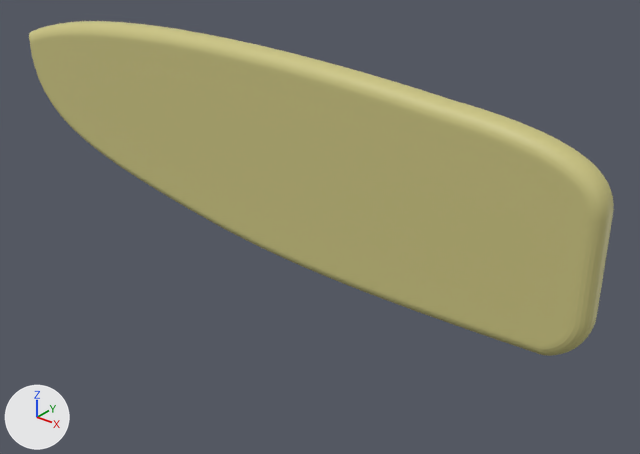
The COLLADA model Tools/simulation/gz/models/boat/meshes/rudder.dae, before and after one commit.
One viewpoint serves both versions: a 50 mm lens placed at (1.179, -0.761, 0.54), pointed at (0.533, 0.047, 0.039). Every picture has the same lights, and +X, +Y and +Z are marked at lower left.

Before the edit, the objects in view are built like this:
```python
me_rudder = bpy.data.meshes.new('rudder')
me_rudder.from_pydata(...)  # 2098 vertices, 4192 faces; spans x -0.001..0.914, y 0.0..0.038, z -0.007..0.27
me_rudder.materials.append(mat_rudder)  # picture img_rudder_base_color_png
ob_rudder = bpy.data.objects.new('rudder', me_rudder)
ob_rudder.location = (0.0, 0.0, 0.0)
```
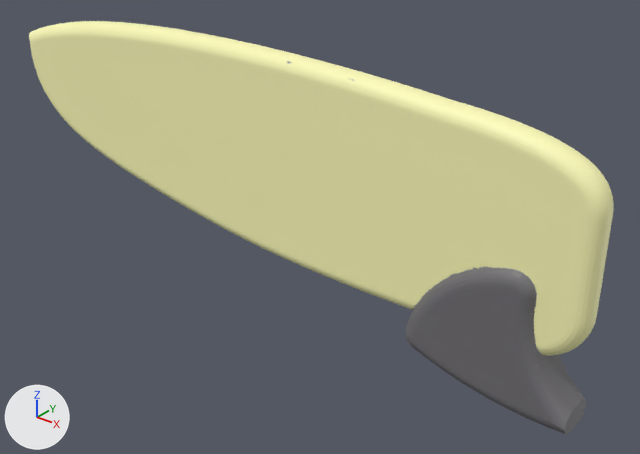
Boxes (x1, y1, x2, y2) around the edits, measured in the pictures (640 x 454 px):
```json
{"object": "rudder", "change": "reshaped", "before": [29, 21, 614, 356], "after": [29, 21, 614, 434], "on screen": "23% taller"}
{"part": 1, "of": "me_rudder", "change": "added", "after": [406, 268, 587, 434]}
{"part": 2, "of": "me_rudder", "change": "recoloured", "before": [29, 21, 614, 356], "after": [29, 21, 614, 356]}
```

Edits to the scene script, one JSON object a line:
```json
{"op": "add", "block": "img_rudder_png", "code": ["img_rudder_png = load_image('rudder.png', 'rudder.png', 1024, 1024, 'sRGB')"]}
{"op": "add", "block": "mat_material_001", "code": ["mat_material_001 = principled_material('Material.001')", "mat_material_001.texture = img_rudder_png"]}
{"block": "me_rudder", "where": "# used by ob_rudder; location = (0.0, 0.0, 0.0)"}
{"op": "remove", "block": "me_rudder", "code": "me_rudder.from_pydata(...)  # 2098 vertices, 4192 faces; spans x -0.001..0.914, y 0.0..0.038, z -0.007..0.27"}
{"op": "add", "block": "me_rudder", "code": "me_rudder.from_pydata(...)  # 2946 vertices, 5884 faces; spans x -0.001..0.914, y -0.01..0.05, z -0.081..0.27"}
{"block": "me_rudder", "change": "me_rudder part 1: a new loose piece of 848 vertices spanning x 0.698..0.91, y -0.01..0.05, z -0.081..0.1, in mat_material_001 (picture img_rudder_png)"}
{"block": "me_rudder", "change": "me_rudder part 2: 4192 faces spanning x -0.001..0.914, y 0.0..0.038, z -0.007..0.27 switch from mat_rudder (picture img_rudder_base_color_png) to mat_material_001 (picture img_rudder_png)"}
```
